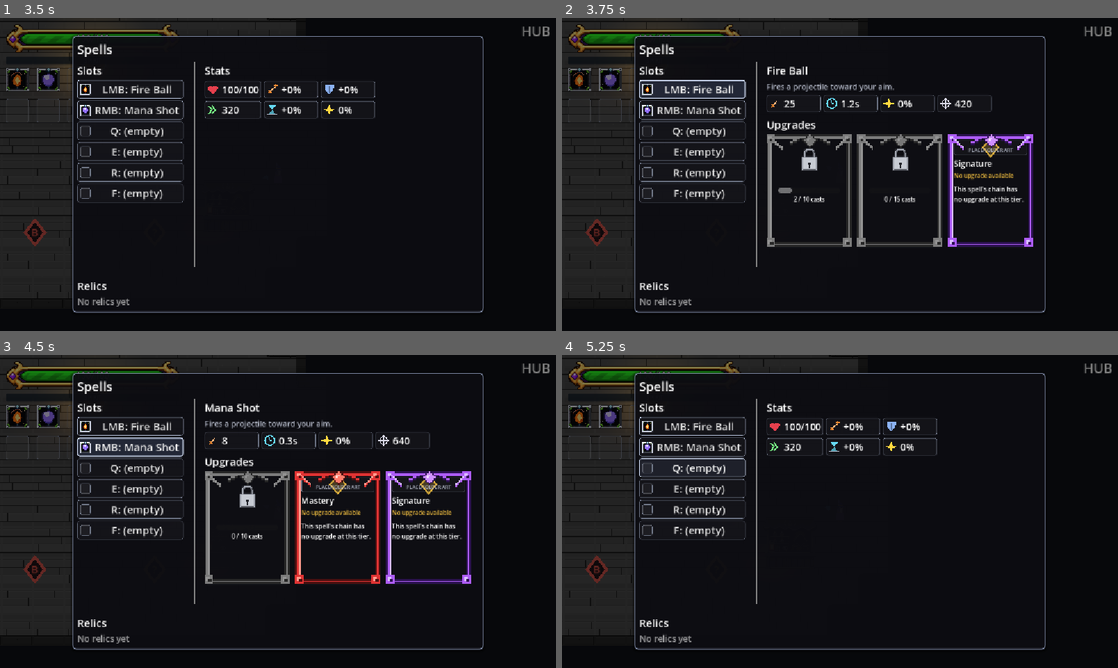
Above: before the commit, frames 1-4 (two rows, left to right).
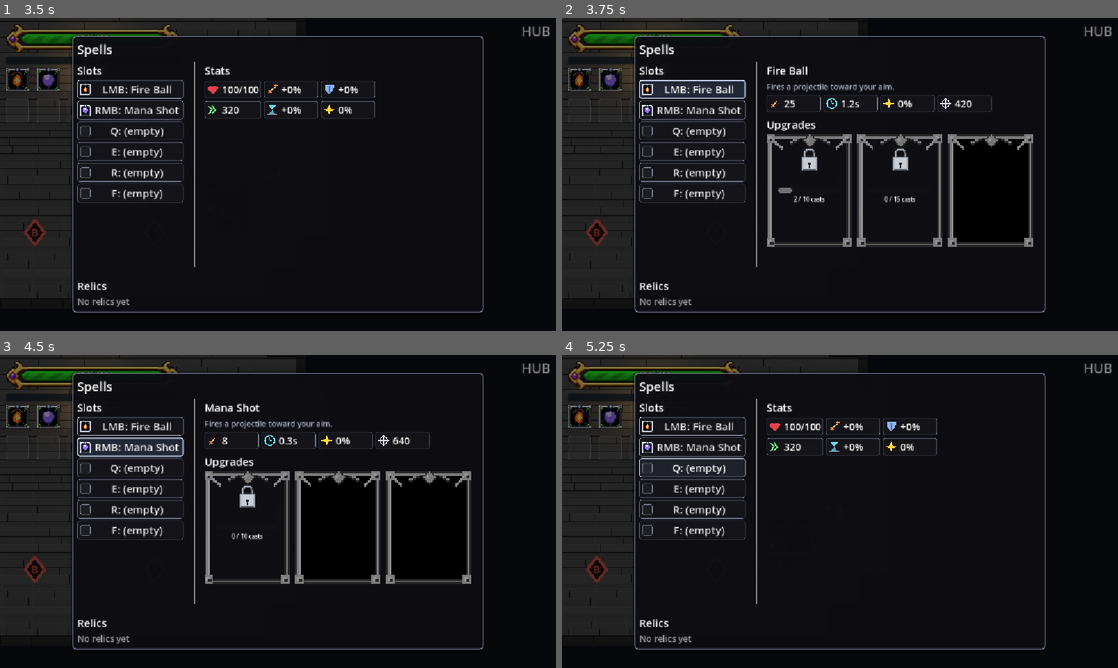
Above: after the commit, the same moments.

Repository: BestestGameStudio/gangU
Game: Godot game, scene res://game/core/main.tscn
Same seed, same stepped clock (60 frames per second), same inputs: the game is played once before the commit and once after it. Sound files missing from this copy of the repository are replaced by a short silence.
Inputs (mouse positions are in pixels of both pictures, inside the frame that each line leads up to):
- Up to frame 1 (3.5 s): tap Enter at 0.5 s; move the mouse to (400, 158) at 0.52 s; hold D (move_right) 0.53-1.25 s; hold Space (cast) 0.53-1.25 s; click (400, 158) at 0.67 s; tap Shift (dash) at 0.8 s; drag from (166, 190) to (177, 58) at 1.27 s; move the mouse to (333, 105) at 2.02 s; hold D (move_right) 2.03-2.75 s; hold Tab (equip_panel) 2.03-2.75 s; tap Space (cast) at 2.3 s; drag from (250, 237) to (38, 233) at 2.77 s
- Up to frame 2 (3.75 s): click "LMB: Fire Ball" at 3.5 s
- Up to frame 3 (4.5 s): click "RMB: Mana Shot" at 4.25 s
- Up to frame 4 (5.25 s): click "Q: (empty)" at 5 s

Frame 1 is identical in both runs. In frame 2, 2.3% of the frame differs, in the area x 69-85%, y 37-74%; in frame 3, 4.7%, in the area x 53-85%, y 37-74%; in frame 4, nothing differs.

Commit message:
fix(ui): blank black cards for absent upgrade tiers #721

Diff:
--- a/game/ui/equip_panel.gd
+++ b/game/ui/equip_panel.gd
@@ -428,8 +428,7 @@
 		var upgrade: Variant = item.upgrade
 		var b := UpgradeCard.new()
 		if upgrade == null:
-			var tier_names := ["Specialization", "Mastery", "Signature"]
-			b.setup(tier_names[item.tier - 1], "This spell's chain has no upgrade at this tier.", false)
+			b.setup("", "", false)
 		else:
 			var result := _upgrade_field(upgrade, &"result_spell") as Spell
 			var description := SpellDescription.for_spell(result)
--- a/game/ui/upgrade_card.gd
+++ b/game/ui/upgrade_card.gd
@@ -27,6 +27,7 @@
 var _frame: TextureRect
 var _border_tier := 0
 var _locked := false
+var _unavailable := false
 var _grey_material: ShaderMaterial
 
 class PlaceholderSplash extends Control:
@@ -161,6 +162,8 @@
 	disabled = state not in ["ready", "token"]
 	mouse_default_cursor_shape = Control.CURSOR_ARROW if disabled else Control.CURSOR_POINTING_HAND
 	_locked = state == "locked"
+	_unavailable = state == "unavailable"
+	_content.visible = not _unavailable
 	lock_sign.visible = _locked
 	name_label.visible = not _locked
 	description_label.visible = not _locked
@@ -186,6 +189,8 @@
 		tooltip_text += "\n" + progress_label.text
 	if _locked:
 		tooltip_text = progress_label.text
+	if _unavailable:
+		tooltip_text = ""
 	call_deferred("_fit_content")
 
 ## #451: restyle the card border (Daniel: the color of the tier the card
@@ -204,10 +209,16 @@
 
 func _refresh_frame() -> void:
 	if _frame == null: return
-	_frame.texture = TIER_FRAMES[0 if _locked else _border_tier]
-	_frame.material = _grey_material if _locked else null
+	_frame.texture = TIER_FRAMES[0 if _locked or _unavailable else _border_tier]
+	_frame.material = _grey_material if _locked or _unavailable else null
 	_frame.visible = true
 	_restyle_border(UiStyle.B_DIM)
+	if _unavailable:
+		# Empty tiers are inert black cards, including hover/focus styles.
+		for style_name in ["normal", "hover", "pressed", "disabled", "focus"]:
+			var style := get_theme_stylebox(style_name).duplicate() as StyleBoxFlat
+			style.bg_color = Color.BLACK
+			add_theme_stylebox_override(style_name, style)
 
 func _process(_delta: float) -> void:
 	_fit_content()
--- a/tests/ui/test712_upgrade_menu.gd
+++ b/tests/ui/test712_upgrade_menu.gd
@@ -99,8 +99,24 @@
 	var mana: Spell = load("res://data/spells/mana_shot.tres")
 	menu = progress.upgrade_menu(mana)
 	check(menu[1].state == "unavailable" and menu[2].state == "unavailable", "short chains do not invent upgrade content")
+	panel._on_slot_pressed(1)
+	await tick()
+	check(panel._upgrade_cards.size() == 3, "short chain keeps all three tier positions")
+	for card in panel._upgrade_cards.slice(1):
+		check(card.disabled and not card._content.visible and not card.lock_sign.visible and not card.progress_bar.visible, "missing tier hides all content and is inert")
+		check(card.tooltip_text.is_empty() and card.name_label.text.is_empty(), "missing tier has no text or tooltip")
+		check(card._frame.texture == UpgradeCard.TIER_FRAMES[0] and card._frame.material == card._grey_material, "missing tier has same grey frame as locked tier")
+		check(card.get_theme_stylebox("disabled").bg_color == Color.BLACK, "missing tier background is black")
 	var none := Spell.new()
 	check(progress.upgrade_menu(none).all(func(item): return item.state == "unavailable"), "no-chain spell has honest unavailable slots")
+	caster.unlock_spell(none)
+	for i in caster.get_slots().size():
+		if caster.get_slots()[i] == none: caster.clear_slot(i)
+	caster.clear_slot(2)
+	caster.assign_slot(2, none)
+	panel._on_slot_pressed(2)
+	await tick()
+	check(panel._upgrade_cards.size() == 3 and panel._upgrade_cards.all(func(card): return card.disabled and not card._content.visible and not card.lock_sign.visible and card.tooltip_text.is_empty()), "no-chain spell mounts three blank inert grey cards")
 	# Cyclic malformed data must terminate introspection.
 	var fake := SpellProgress.new()
 	var a := Spell.new()
Binary file added: docs/evidence/721/721-missing-no-chain.png
Binary file added: docs/evidence/721/721-missing-spells.png
